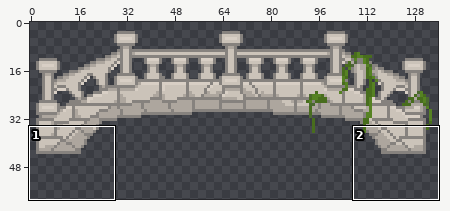
Two states of a sprite sheet, Assets/_Project/JaunieAsseti/Lietas/tilts.png. The picture above shows the old version from afar; the outline marks the close-up.
Close-up. As it was:
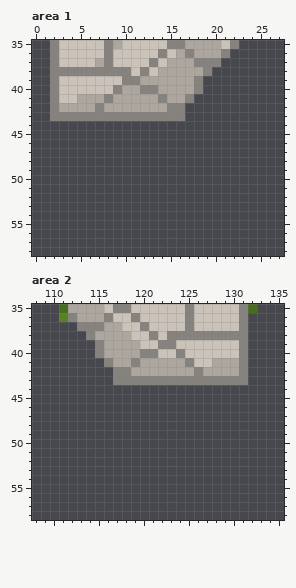
The file is 136x64 pixels. Shown: area 1: x 0..27, y 35..58; area 2: x 108..135, y 35..58. The wide view leaves out empty margins.
Once edited:
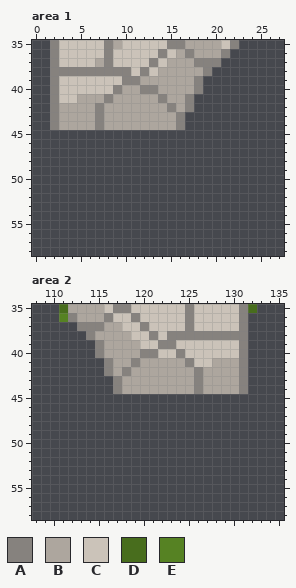
Palette (. is transparent): A #86827e  B #ada69e  C #cbc3b9  D #486d1d  E #568223
Difference:
--- area 1
@@ x 0..27 @@
 41 ..ACCBBBABBBBBABBA..........
-42 ..ABBBBABBBBBBBAA...........
-43 ..AAAAAAAAAAAAAAA...........
-44 ............................
+42 ..ABBBBABBBBBBBABA..........
+43 ..ABBBBABBBBBBBBA...........
+44 ..ABBBBABBBBBBBBA...........
 45 ............................
--- area 2
@@ x 108..135 @@
 41 ........ABBABBBBBACCBBBA....
-42 .........AABBBBBBBABBBBA....
-43 .........AAAAAAAAAAAAAAA....
-44 ............................
+42 ........ABABBBBBBBABBBBA....
+43 .........ABBBBBBBBABBBBA....
+44 .........ABBBBBBBBABBBBA....
 45 ............................
